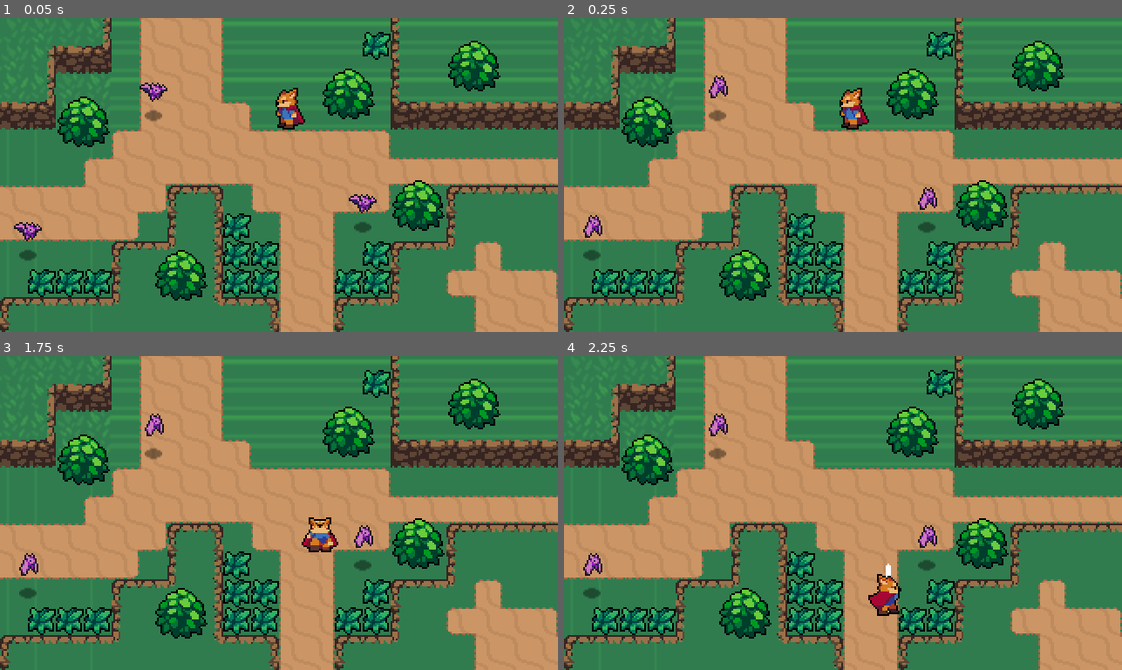
Above: before the commit, frames 1-4 (two rows, left to right).
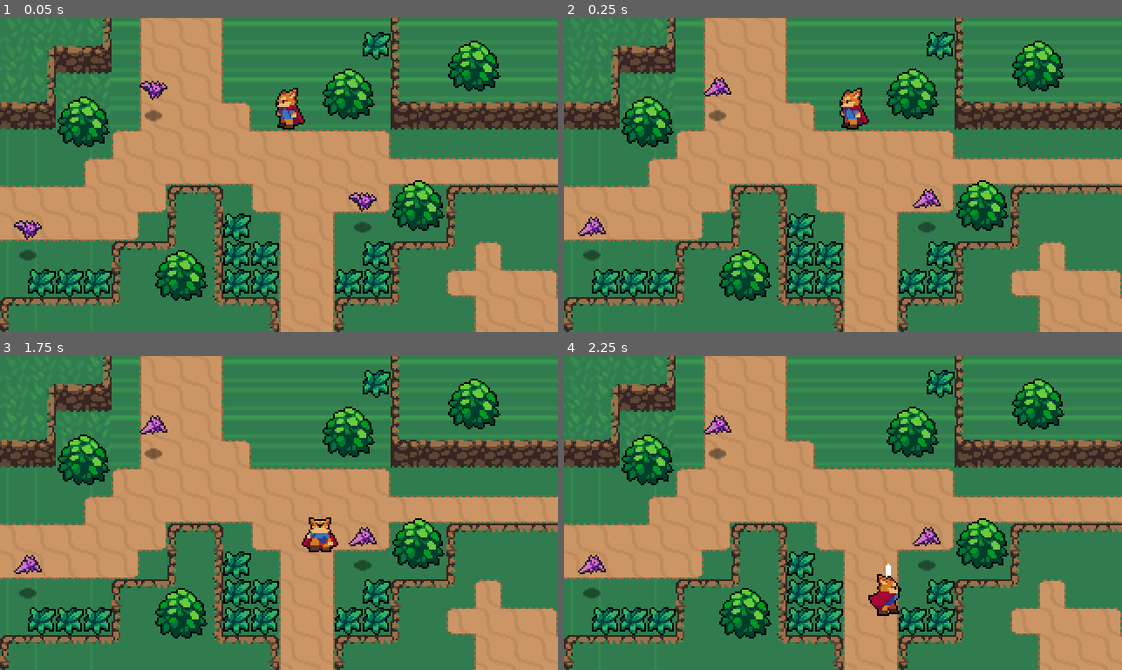
Above: after the commit, the same moments.

Repository: aplanas1/Adventure-Legend
Game: Godot game, scene res://World.tscn
Same seed, same stepped clock (60 frames per second), same inputs: the game is played once before the commit and once after it.
Inputs:
- Up to frame 1 (0.05 s): no input
- Up to frame 2 (0.25 s): no input
- Up to frame 3 (1.75 s): hold Right (ui_right) 0.53-1.28 s; tap X (attack) at 0.6 s; hold Down (ui_down) from 1.28 s (still down); tap Z (roll) at 1.35 s
- Up to frame 4 (2.25 s): release Down (ui_down) at 2.03 s; hold Right (ui_right) from 2.03 s (still down); tap X (attack) at 2.1 s

The runs differ from the first frame. In frame 1, 0.5% of the frame differs, in the area x 2-68%, y 20-72%; in frame 2, 0.5%; in frame 3, 0.5%; in frame 4, 0.5%.

Commit message:
Video 14

Diff:
--- a/Enemies/Bat.gd
+++ b/Enemies/Bat.gd
@@ -1,10 +1,16 @@
 extends KinematicBody2D
 
 var knockback = Vector2.ZERO
+
+onready var stats = $Stats
 
 func _physics_process(delta):
 	knockback = knockback.move_toward(Vector2.ZERO, 200 * delta)
 	knockback = move_and_slide(knockback)
 
 func _on_Hurtbox_area_entered(area):
+	stats.health -= area.damage
 	knockback = area.knockback_vector * 100
+
+func _on_Stats_no_health():
+	queue_free()
--- a/Enemies/Bat.tscn
+++ b/Enemies/Bat.tscn
@@ -1,9 +1,10 @@
-[gd_scene load_steps=13 format=2]
+[gd_scene load_steps=14 format=2]
 
 [ext_resource path="res://Enemies/Bat.png" type="Texture" id=1]
 [ext_resource path="res://Shadows/SmallShadow.png" type="Texture" id=2]
 [ext_resource path="res://Enemies/Bat.gd" type="Script" id=3]
 [ext_resource path="res://Hitboxes/Hurtbox.tscn" type="PackedScene" id=4]
+[ext_resource path="res://Stats.tscn" type="PackedScene" id=5]
 
 [sub_resource type="AtlasTexture" id=1]
 atlas = ExtResource( 1 )
@@ -47,7 +48,7 @@
 [node name="AnimatedSprite" type="AnimatedSprite" parent="."]
 frames = SubResource( 6 )
 animation = "AnimationFly"
-frame = 4
+frame = 3
 playing = true
 offset = Vector2( 0, -12 )
 
@@ -64,6 +65,10 @@
 position = Vector2( 0, -13 )
 shape = SubResource( 8 )
 
+[node name="Stats" parent="." instance=ExtResource( 5 )]
+max_health = 2
+
 [connection signal="area_entered" from="Hurtbox" to="." method="_on_Hurtbox_area_entered"]
+[connection signal="no_health" from="Stats" to="." method="_on_Stats_no_health"]
 
 [editable path="Hurtbox"]
--- /dev/null
+++ b/Hitboxes/Hitbox.gd
@@ -0,0 +1,3 @@
+extends Area2D
+
+export var damage = 1
--- a/Hitboxes/Hitbox.tscn
+++ b/Hitboxes/Hitbox.tscn
@@ -1,7 +1,10 @@
-[gd_scene format=2]
+[gd_scene load_steps=2 format=2]
+
+[ext_resource path="res://Hitboxes/Hitbox.gd" type="Script" id=1]
 
 [node name="Hitbox" type="Area2D"]
 collision_layer = 0
 collision_mask = 0
+script = ExtResource( 1 )
 
 [node name="CollisionShape2D" type="CollisionShape2D" parent="."]
--- a/Player/Player.gd
+++ b/Player/Player.gd
@@ -1,9 +1,9 @@
 extends KinematicBody2D
 
-const ACCELERATION = 500
-const MAX_SPEED = 80
-const ROLL_SPEED = 125
-const FRICTION = 500
+export var ACCELERATION = 500
+export var MAX_SPEED = 80
+export var ROLL_SPEED = 125
+export var FRICTION = 500
 
 enum {
 	MOVE,
--- a/Player/SwordHitbox.gd
+++ b/Player/SwordHitbox.gd
@@ -1,3 +1,3 @@
-extends Area2D
+extends "res://Hitboxes/Hitbox.gd"
 
 var knockback_vector = Vector2.ZERO
--- /dev/null
+++ b/Stats.gd
@@ -0,0 +1,11 @@
+extends Node
+
+export(int) var max_health = 1
+onready var health  = max_health setget set_health
+
+signal no_health
+
+func set_health(value):
+	health = value
+	if health <= 0:
+		emit_signal("no_health")
--- /dev/null
+++ b/Stats.tscn
@@ -0,0 +1,6 @@
+[gd_scene load_steps=2 format=2]
+
+[ext_resource path="res://Stats.gd" type="Script" id=1]
+
+[node name="Stats" type="Node"]
+script = ExtResource( 1 )
